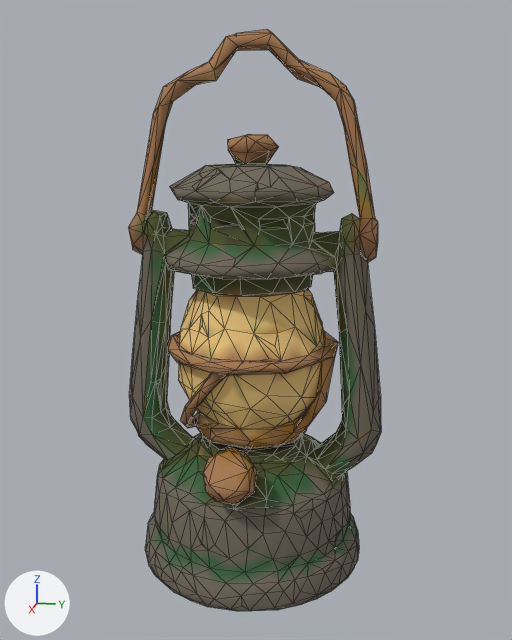
A saved change to the glTF model public/models/f-lantern.glb.
Camera for both pictures: a 50 mm lens placed at (1.274, 0.264, 0.305), pointed at (0.001, 0.01, -0.013). Lighting does not change. The marker at lower left points along +X, +Y and +Z. The first picture is the older version. Mesh edges are drawn as thin lines. Where no turn or scale is listed for an object, it has been applied to the vertices. Vertices at exactly the same position are counted once.

The scene before the commit, as lines of its bpy script (objects in view):
```python
me_tripo_mesh_2b2fc92e_6905_418d_a4f1_cb5caa70b2e8 = bpy.data.meshes.new('tripo_mesh_2b2fc92e-6905-418d-a4f1-cb5caa70b2e8')
me_tripo_mesh_2b2fc92e_6905_418d_a4f1_cb5caa70b2e8.from_pydata(...)  # 1189 vertices, 2402 faces; spans x -0.224..0.224, y -0.25..0.25, z -0.5..0.5
me_tripo_mesh_2b2fc92e_6905_418d_a4f1_cb5caa70b2e8.materials.append(mat_tripo_material_2b2fc92e_6905_418d_a4f1_cb5caa70b2e8)  # picture img_color_2b2fc92e_6905_418d_a4f1_cb5caa70b2e8
ob_tripo_node_2b2fc92e_6905_418d_a4f1_cb5caa70b2e8 = bpy.data.objects.new('tripo_node_2b2fc92e-6905-418d-a4f1-cb5caa70b2e8', me_tripo_mesh_2b2fc92e_6905_418d_a4f1_cb5caa70b2e8)
ob_tripo_node_2b2fc92e_6905_418d_a4f1_cb5caa70b2e8.location = (0.0, 0.0, 0.0)
```
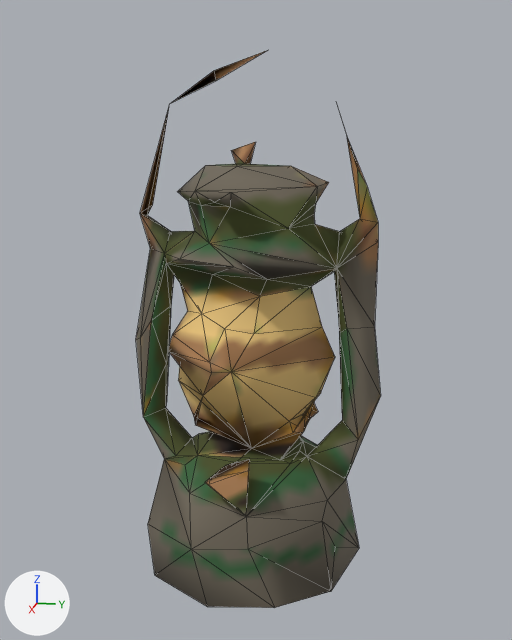
Where the newer file only moved an object's origin or applied its transform, the numbers keep the older frame.

Edits to the scene script, one JSON object a line:
```json
{"block": "me_tripo_mesh_2b2fc92e_6905_418d_a4f1_cb5caa70b2e8", "where": "# used by ob_tripo_node_2b2fc92e_6905_418d_a4f1_cb5caa70b2e8; location = (0.0, 0.0, 0.0)"}
{"op": "remove", "block": "me_tripo_mesh_2b2fc92e_6905_418d_a4f1_cb5caa70b2e8", "code": "me_tripo_mesh_2b2fc92e_6905_418d_a4f1_cb5caa70b2e8.from_pydata(...)  # 1189 vertices, 2402 faces; spans x -0.224..0.224, y -0.25..0.25, z -0.5..0.5"}
{"op": "add", "block": "me_tripo_mesh_2b2fc92e_6905_418d_a4f1_cb5caa70b2e8", "code": "me_tripo_mesh_2b2fc92e_6905_418d_a4f1_cb5caa70b2e8.from_pydata(...)  # 201 vertices, 409 faces; spans x -0.224..0.22, y -0.236..0.246, z -0.5..0.467"}
{"block": "me_tripo_mesh_2b2fc92e_6905_418d_a4f1_cb5caa70b2e8", "change": "me_tripo_mesh_2b2fc92e_6905_418d_a4f1_cb5caa70b2e8 part 1: 988 vertices removed from x -0.223..0.224, y -0.25..0.25, z -0.5..0.5"}
```

Where the change shows, as pixel boxes (x1, y1, x2, y2) in the pictures (512 x 640 px):
```json
{"object": "tripo_node_2b2fc92e-6905-418d-a4f1-cb5caa70b2e8", "change": "reshaped", "before": [128, 29, 381, 611], "after": [136, 51, 381, 608]}
{"part": 1, "of": "me_tripo_mesh_2b2fc92e_6905_418d_a4f1_cb5caa70b2e8", "change": "deleted", "before": [128, 29, 381, 611], "on screen": "brown"}
```
